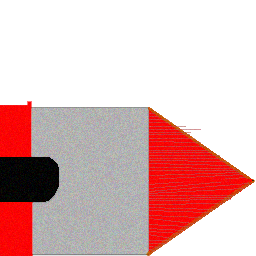
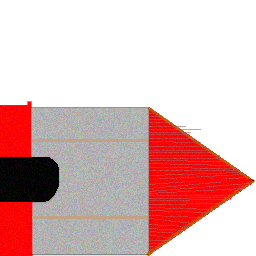
Layers edited between the first and the second w=256, h=256 image:
painted on "레이어 2" over [left=31, top=139, right=148, bottom=219]
